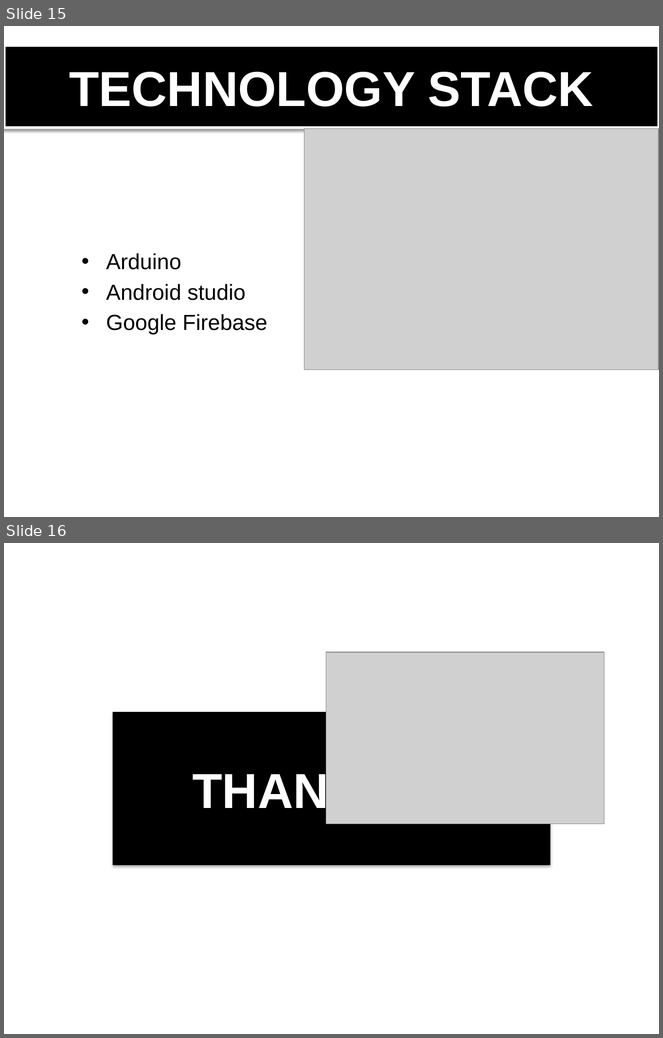
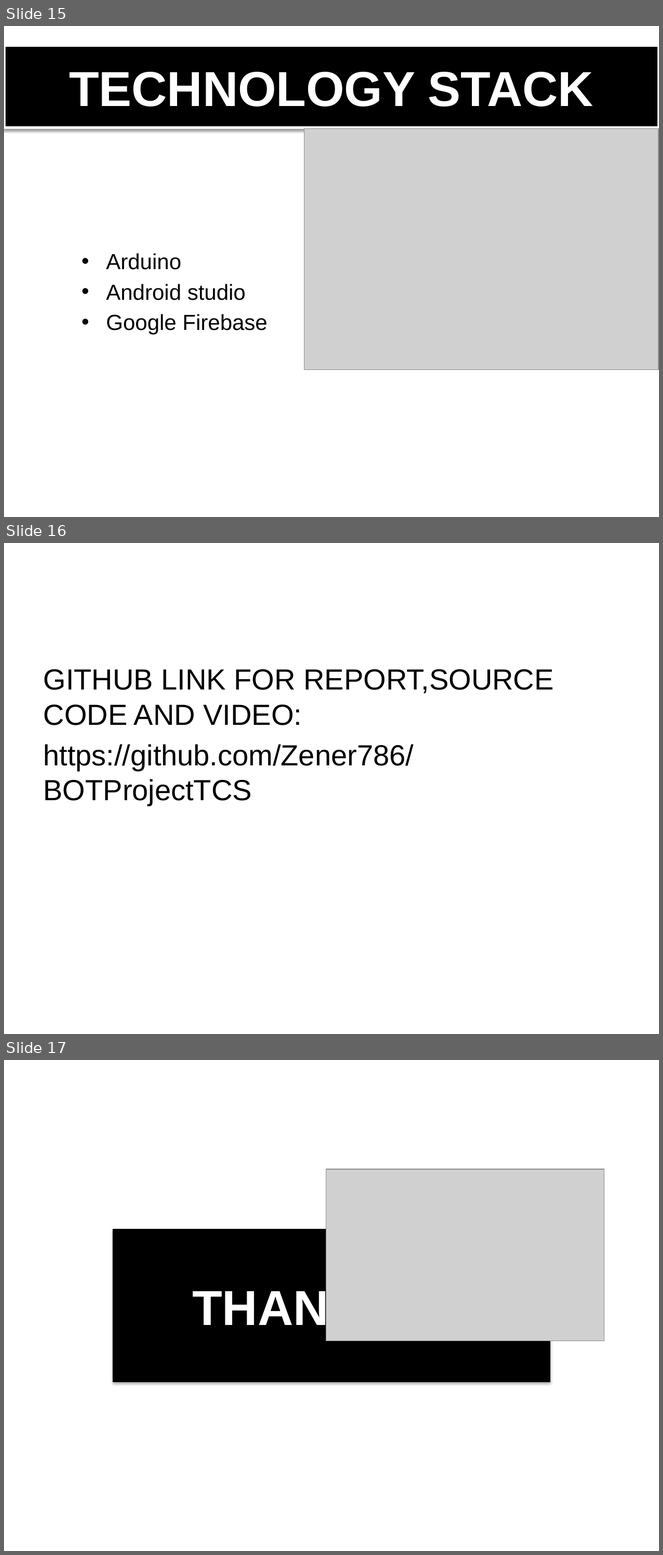
Before and after one commit to Zener786/BOTProjectTCS, a slide deck: AUTONOMOUS BOT FOR RETAIL.pptx. Shown one above the other, each under a label of ours: slides 15 and 16 before the commit, slides 15, 16 and 17 after it. The pictures are 663x1038 and 663x1555 pixels, drawn with LibreOffice and Linux fonts; fonts in the diff are those of the drawing; grey boxes stand for pictures; background and template pictures are left out. Boxes give left, top, right and bottom in pixels: in the first picture for what was removed or moved away, otherwise in the second. Text is boxed around its words. In the diff, an @@ line names an element or a change of style, - is before the commit and + after.

```diff
--- a/AUTONOMOUS BOT FOR RETAIL.pptx
+++ b/AUTONOMOUS BOT FOR RETAIL.pptx
@@ slide 16 added at [4, 543, 659, 1034], background picture (left out) @@
@@ text added at [44, 669, 554, 806], 32 pt, text #000000 @@
+GITHUB LINK FOR REPORT,SOURCE CODE AND VIDEO:
+https://github.com/Zener786/BOTProjectTCS
@@ what was slide 16 is now slide 17 @@
```
Also in this commit, not shown: 1 slide changed.
